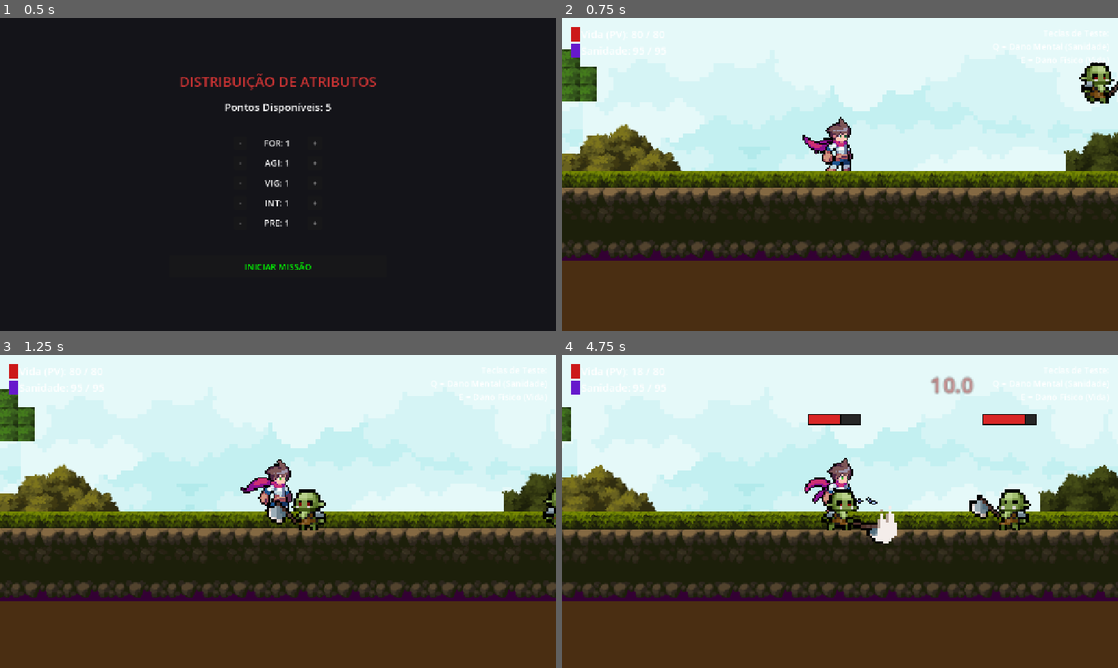
Above: before the commit, frames 1-4 (two rows, left to right).
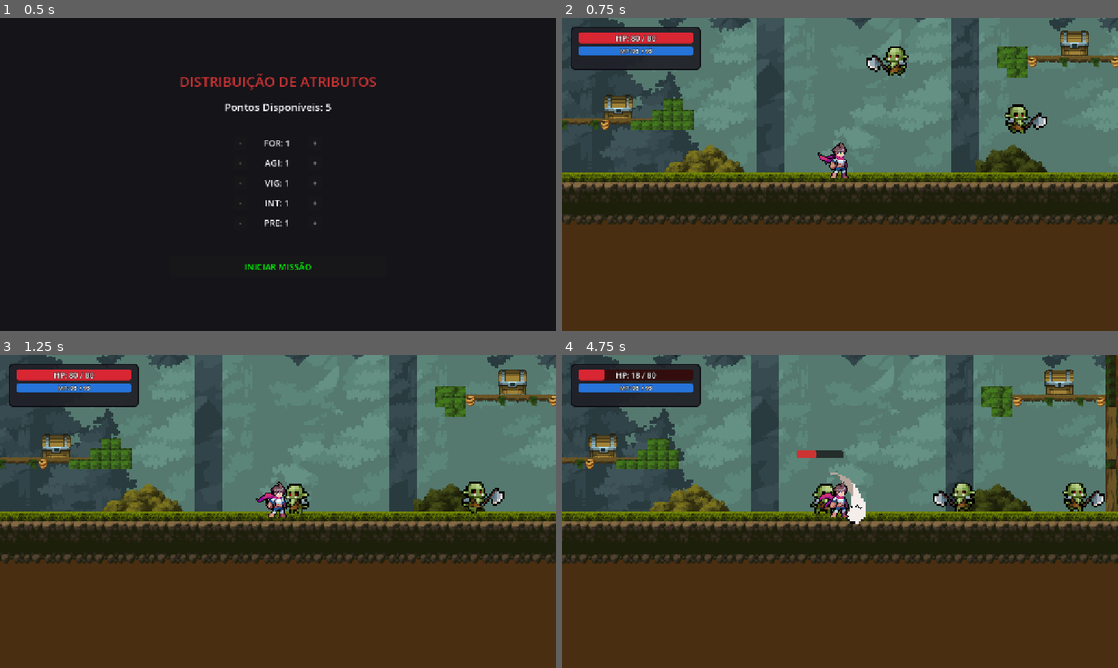
Above: after the commit, the same moments.

Repository: MatheusDeanin/ProjetoRPG
Game: Godot game, scene res://Scenes/UI/CharacterCreation.tscn
Same seed, same stepped clock (60 frames per second), same inputs: the game is played once before the commit and once after it.
Inputs (mouse positions are in pixels of both pictures, inside the frame that each line leads up to):
- Up to frame 1 (0.5 s): no input
- Up to frame 2 (0.75 s): click "INICIAR MISSÃO" at 0.5 s
- Up to frame 3 (1.25 s): no input
- Up to frame 4 (4.75 s): tap Enter at 1.25 s; move the mouse to (962, 495) at 1.27 s; hold E 1.28-2.03 s; hold D (andar_direita) 1.28-2.78 s; tap J (atacar) at 1.35, 2.3, 2.85, 3.8 s; click (962, 495) at 1.42 s; tap W (pular) at 1.52, 2.27, 3.77, 4.52 s; move the mouse to (728, 527) at 2.02 s; tap E at 2.1, 3.6 s; move the mouse to (895, 442) at 2.77 s; hold A (andar_esquerda) 2.78-3.53 s; hold E 2.78-3.53 s; move the mouse to (812, 574) at 3.52 s; hold D (andar_direita) from 3.53 s (still down); click (812, 574) at 3.67 s; move the mouse to (1006, 558) at 4.27 s; hold E from 4.28 s (still down); tap Space at 4.35 s

Frame 1 is identical in both runs. In frame 2, 67% of the frame differs, in the area x 0-100%, y 0-78%; in frame 3, 69%; in frame 4, 69%, in the area x 0-100%, y 0-79%.

Commit message:
Polimento completo: HUD RPG, Menu Inicial, Game Over, Parallax denso e fixes de colisao

Diff:
--- a/Scenes/Player/Player.tscn
+++ b/Scenes/Player/Player.tscn
@@ -354,6 +354,7 @@
 size = Vector2(60, 40)
 
 [node name="Player" type="CharacterBody2D" unique_id=1029518047]
+z_index = 5
 script = ExtResource("1_player")
 
 [node name="CollisionShape2D" type="CollisionShape2D" parent="." unique_id=2061099943]
@@ -361,7 +362,7 @@
 shape = SubResource("RectangleShape2D_col")
 
 [node name="Animacao" type="AnimatedSprite2D" parent="." unique_id=970376355]
-position = Vector2(0, -18)
+position = Vector2(0, -15)
 sprite_frames = SubResource("SpriteFrames_5rrho")
 animation = &"attack_air"
 
@@ -374,6 +375,6 @@
 
 [node name="Camera2D" type="Camera2D" parent="." unique_id=123456789]
 enabled = true
-zoom = Vector2(2.5, 2.5)
+zoom = Vector2(1.5, 1.5)
 position_smoothing_enabled = true
 position_smoothing_speed = 5.0
--- a/Scenes/UI/HUD.tscn
+++ b/Scenes/UI/HUD.tscn
@@ -1,69 +1,164 @@
-[gd_scene load_steps=2 format=3]
+[gd_scene load_steps=7 format=3 uid="uid://c8yhw2k4g8"]
 
 [ext_resource type="Script" path="res://Scripts/UI/HUD.gd" id="1_hud"]
+
+[sub_resource type="StyleBoxFlat" id="StyleBoxFlat_panel"]
+bg_color = Color(0.12, 0.12, 0.15, 0.9)
+border_width_left = 3
+border_width_top = 3
+border_width_right = 3
+border_width_bottom = 3
+border_color = Color(0.05, 0.05, 0.08, 1)
+corner_radius_top_left = 10
+corner_radius_top_right = 10
+corner_radius_bottom_right = 10
+corner_radius_bottom_left = 10
+
+[sub_resource type="StyleBoxFlat" id="StyleBoxFlat_hp_bg"]
+bg_color = Color(0.2, 0.05, 0.05, 1)
+corner_radius_top_left = 5
+corner_radius_top_right = 5
+corner_radius_bottom_right = 5
+corner_radius_bottom_left = 5
+
+[sub_resource type="StyleBoxFlat" id="StyleBoxFlat_hp_fg"]
+bg_color = Color(0.85, 0.15, 0.2, 1)
+corner_radius_top_left = 5
+corner_radius_top_right = 5
+corner_radius_bottom_right = 5
+corner_radius_bottom_left = 5
+
+[sub_resource type="StyleBoxFlat" id="StyleBoxFlat_mp_bg"]
+bg_color = Color(0.05, 0.1, 0.2, 1)
+corner_radius_top_left = 5
+corner_radius_top_right = 5
+corner_radius_bottom_right = 5
+corner_radius_bottom_left = 5
+
+[sub_resource type="StyleBoxFlat" id="StyleBoxFlat_mp_fg"]
+bg_color = Color(0.15, 0.45, 0.85, 1)
+corner_radius_top_left = 5
+corner_radius_top_right = 5
+corner_radius_bottom_right = 5
+corner_radius_bottom_left = 5
 
 [node name="HUD" type="CanvasLayer"]
 script = ExtResource("1_hud")
 
-[node name="VBoxContainer" type="VBoxContainer" parent="."]
+[node name="StatusPanel" type="PanelContainer" parent="."]
 offset_left = 20.0
 offset_top = 20.0
-offset_right = 350.0
-offset_bottom = 100.0
+offset_right = 320.0
+offset_bottom = 120.0
+theme_override_styles/panel = SubResource("StyleBoxFlat_panel")
 
-[node name="HBoxVida" type="HBoxContainer" parent="VBoxContainer"]
+[node name="Margin" type="MarginContainer" parent="StatusPanel"]
 layout_mode = 2
+theme_override_constants/margin_left = 15
+theme_override_constants/margin_top = 10
+theme_override_constants/margin_right = 15
+theme_override_constants/margin_bottom = 10
 
-[node name="ColorRect" type="ColorRect" parent="VBoxContainer/HBoxVida"]
-custom_minimum_size = Vector2(20, 20)
+[node name="VBox" type="VBoxContainer" parent="StatusPanel/Margin"]
 layout_mode = 2
-color = Color(0.8, 0.1, 0.1, 1)
+theme_override_constants/separation = 8
 
-[node name="LabelVida" type="Label" parent="VBoxContainer/HBoxVida"]
+[node name="HPBar" type="ProgressBar" parent="StatusPanel/Margin/VBox"]
+custom_minimum_size = Vector2(0, 25)
 layout_mode = 2
-theme_override_font_sizes/font_size = 24
-text = "Vida (PV): 100 / 100"
+theme_override_styles/background = SubResource("StyleBoxFlat_hp_bg")
+theme_override_styles/fill = SubResource("StyleBoxFlat_hp_fg")
+value = 50.0
+show_percentage = false
 
-[node name="HBoxSanidade" type="HBoxContainer" parent="VBoxContainer"]
+[node name="HPLabel" type="Label" parent="StatusPanel/Margin/VBox/HPBar"]
+layout_mode = 1
+anchors_preset = 15
+anchor_right = 1.0
+anchor_bottom = 1.0
+grow_horizontal = 2
+grow_vertical = 2
+theme_override_font_sizes/font_size = 18
+theme_override_colors/font_outline_color = Color(0, 0, 0, 1)
+theme_override_constants/outline_size = 4
+text = "Vida: 100/100"
+horizontal_alignment = 1
+vertical_alignment = 1
+
+[node name="MPBar" type="ProgressBar" parent="StatusPanel/Margin/VBox"]
+custom_minimum_size = Vector2(0, 20)
 layout_mode = 2
+theme_override_styles/background = SubResource("StyleBoxFlat_mp_bg")
+theme_override_styles/fill = SubResource("StyleBoxFlat_mp_fg")
+value = 75.0
+show_percentage = false
 
-[node name="ColorRect2" type="ColorRect" parent="VBoxContainer/HBoxSanidade"]
-custom_minimum_size = Vector2(20, 20)
-layout_mode = 2
-color = Color(0.4, 0.1, 0.8, 1)
-
-[node name="LabelSanidade" type="Label" parent="VBoxContainer/HBoxSanidade"]
-layout_mode = 2
-theme_override_font_sizes/font_size = 24
-text = "Sanidade: 100 / 100"
-
-[node name="Instrucoes" type="Label" parent="."]
-anchors_preset = 1
-anchor_left = 1.0
+[node name="MPLabel" type="Label" parent="StatusPanel/Margin/VBox/MPBar"]
+layout_mode = 1
+anchors_preset = 15
 anchor_right = 1.0
-offset_left = -350.0
-offset_top = 20.0
-offset_right = -20.0
-offset_bottom = 100.0
-grow_horizontal = 0
-theme_override_font_sizes/font_size = 20
-text = "Teclas de Teste:
-Q = Dano Mental (Sanidade)
-E = Dano Físico (Vida)"
-horizontal_alignment = 2
+anchor_bottom = 1.0
+grow_horizontal = 2
+grow_vertical = 2
+theme_override_font_sizes/font_size = 14
+theme_override_colors/font_outline_color = Color(0, 0, 0, 1)
+theme_override_constants/outline_size = 4
+text = "Sanidade: 100/100"
+horizontal_alignment = 1
+vertical_alignment = 1
 
 [node name="LootLabel" type="Label" parent="."]
+offset_left = 20.0
+offset_top = 140.0
+offset_right = 400.0
+offset_bottom = 180.0
+theme_override_font_sizes/font_size = 20
+theme_override_colors/font_color = Color(1, 0.8, 0.2, 1)
+theme_override_colors/font_outline_color = Color(0, 0, 0, 1)
+theme_override_constants/outline_size = 5
+text = ""
+
+[node name="GameOverPanel" type="ColorRect" parent="."]
+visible = false
+anchors_preset = 15
+anchor_right = 1.0
+anchor_bottom = 1.0
+grow_horizontal = 2
+grow_vertical = 2
+color = Color(0, 0, 0, 0.8)
+
+[node name="VBoxContainer" type="VBoxContainer" parent="GameOverPanel"]
+layout_mode = 1
 anchors_preset = 8
 anchor_left = 0.5
 anchor_top = 0.5
 anchor_right = 0.5
 anchor_bottom = 0.5
-offset_left = -300.0
-offset_top = -150.0
-offset_right = 300.0
-offset_bottom = -100.0
+offset_left = -150.0
+offset_top = -100.0
+offset_right = 150.0
+offset_bottom = 100.0
 grow_horizontal = 2
 grow_vertical = 2
-theme_override_colors/font_color = Color(1, 0.84, 0, 1)
-theme_override_font_sizes/font_size = 32
+theme_override_constants/separation = 20
+
+[node name="Label" type="Label" parent="GameOverPanel/VBoxContainer"]
+layout_mode = 2
+theme_override_font_sizes/font_size = 48
+theme_override_colors/font_color = Color(0.9, 0.1, 0.1, 1)
+theme_override_colors/font_outline_color = Color(0, 0, 0, 1)
+theme_override_constants/outline_size = 8
+text = "VOCÊ MORREU"
 horizontal_alignment = 1
+
+[node name="BtnRetry" type="Button" parent="GameOverPanel/VBoxContainer"]
+custom_minimum_size = Vector2(0, 50)
+layout_mode = 2
+theme_override_font_sizes/font_size = 24
+text = "Tentar Novamente"
+
+[node name="BtnMenu" type="Button" parent="GameOverPanel/VBoxContainer"]
+custom_minimum_size = Vector2(0, 50)
+layout_mode = 2
+theme_override_font_sizes/font_size = 24
+text = "Menu Principal"
--- /dev/null
+++ b/Scenes/UI/MainMenu.tscn
@@ -0,0 +1,73 @@
+[gd_scene load_steps=3 format=3 uid="uid://mainmenu123"]
+
+[ext_resource type="Script" path="res://Scripts/UI/MainMenu.gd" id="1_script"]
+[ext_resource type="Texture2D" path="res://zip/Legacy-Fantasy - High Forest 2.3/Trees/DenseTrees.png" id="2_bg"]
+
+[node name="MainMenu" type="Control"]
+layout_mode = 3
+anchors_preset = 15
+anchor_right = 1.0
+anchor_bottom = 1.0
+grow_horizontal = 2
+grow_vertical = 2
+script = ExtResource("1_script")
+
+[node name="Fundo" type="TextureRect" parent="."]
+layout_mode = 1
+anchors_preset = 15
+anchor_right = 1.0
+anchor_bottom = 1.0
+grow_horizontal = 2
+grow_vertical = 2
+texture = ExtResource("2_bg")
+expand_mode = 2
+stretch_mode = 6
+
+[node name="SombraOverlay" type="ColorRect" parent="."]
+layout_mode = 1
+anchors_preset = 15
+anchor_right = 1.0
+anchor_bottom = 1.0
+grow_horizontal = 2
+grow_vertical = 2
+color = Color(0, 0, 0, 0.4)
+
+[node name="VBoxContainer" type="VBoxContainer" parent="."]
+layout_mode = 1
+anchors_preset = 8
+anchor_left = 0.5
+anchor_top = 0.5
+anchor_right = 0.5
+anchor_bottom = 0.5
+offset_left = -200.0
+offset_top = -100.0
+offset_right = 200.0
+offset_bottom = 150.0
+grow_horizontal = 2
+grow_vertical = 2
+theme_override_constants/separation = 20
+
+[node name="LabelTitulo" type="Label" parent="VBoxContainer"]
+layout_mode = 2
+theme_override_font_sizes/font_size = 64
+theme_override_colors/font_color = Color(1, 0.9, 0.4, 1)
+theme_override_colors/font_outline_color = Color(0, 0, 0, 1)
+theme_override_constants/outline_size = 10
+text = "PROJETO RPG"
+horizontal_alignment = 1
+
+[node name="Spacer" type="Control" parent="VBoxContainer"]
+custom_minimum_size = Vector2(0, 40)
+layout_mode = 2
+
+[node name="BtnJogar" type="Button" parent="VBoxContainer"]
+custom_minimum_size = Vector2(0, 60)
+layout_mode = 2
+theme_override_font_sizes/font_size = 28
+text = "Novo Jogo"
+
+[node name="BtnSair" type="Button" parent="VBoxContainer"]
+custom_minimum_size = Vector2(0, 60)
+layout_mode = 2
+theme_override_font_sizes/font_size = 28
+text = "Sair"
--- a/Scenes/World/Enemy.tscn
+++ b/Scenes/World/Enemy.tscn
@@ -8,22 +8,24 @@
 [ext_resource type="Texture2D" path="res://zip/Tiny RPG Character Asset Pack 01 v2.0 -Free Soldier&Orc/Characters(100x100 split)/Orc/Orc/Orc_Death.png" id="6_death"]
 
 [sub_resource type="RectangleShape2D" id="RectangleShape2D_body"]
-size = Vector2(50, 100)
+size = Vector2(20, 20)
 
 [sub_resource type="StyleBoxFlat" id="StyleBoxFlat_bg"]
-bg_color = Color(0.15, 0.15, 0.15, 1)
-border_width_left = 1
-border_width_top = 1
-border_width_right = 1
-border_width_bottom = 1
+bg_color = Color(0.1, 0.1, 0.1, 0.8)
+corner_radius_top_left = 1
+corner_radius_top_right = 1
+corner_radius_bottom_right = 1
+corner_radius_bottom_left = 1
+anti_aliasing = false
 border_color = Color(0, 0, 0, 1)
 
 [sub_resource type="StyleBoxFlat" id="StyleBoxFlat_fill"]
-bg_color = Color(0.85, 0.15, 0.15, 1)
-border_width_left = 1
-border_width_top = 1
-border_width_right = 1
-border_width_bottom = 1
+bg_color = Color(0.8, 0.2, 0.2, 1)
+corner_radius_top_left = 1
+corner_radius_top_right = 1
+corner_radius_bottom_right = 1
+corner_radius_bottom_left = 1
+anti_aliasing = false
 border_color = Color(0, 0, 0, 1)
 
 [sub_resource type="CircleShape2D" id="CircleShape2D_detect"]
@@ -254,10 +256,11 @@
 }]
 
 [node name="Enemy" type="CharacterBody2D"]
+scale = Vector2(3.0, 3.0)
 script = ExtResource("1_enemy")
 
 [node name="CollisionShape2D" type="CollisionShape2D" parent="."]
-position = Vector2(0, -50)
+position = Vector2(0, -4)
 shape = SubResource("RectangleShape2D_body")
 
 [node name="Animacao" type="AnimatedSprite2D" parent="."]
@@ -270,10 +273,10 @@
 one_shot = true
 
 [node name="ProgressBar" type="ProgressBar" parent="."]
-offset_left = -25.0
-offset_top = -90.0
-offset_right = 25.0
-offset_bottom = -80.0
+offset_left = -12.0
+offset_top = -25.0
+offset_right = 12.0
+offset_bottom = -21.0
 theme_override_colors/font_color = Color(0, 0, 0, 0)
 theme_override_styles/background = SubResource("StyleBoxFlat_bg")
 theme_override_styles/fill = SubResource("StyleBoxFlat_fill")
--- a/Scenes/World/TestLevel.tscn
+++ b/Scenes/World/TestLevel.tscn
@@ -7,11 +7,16 @@
 [ext_resource type="PackedScene" path="res://Scenes/World/Enemy.tscn" id="5_enemy"]
 [ext_resource type="Texture2D" uid="uid://cx71s3mh2jarf" path="res://zip/Legacy-Fantasy - High Forest 2.3/Background/Background.png" id="6_bg"]
 
+[ext_resource type="Texture2D" path="res://zip/Legacy-Fantasy - High Forest 2.3/Trees/Background.png" id="7_trees_bg"]
+
+[ext_resource type="Texture2D" path="res://zip/Legacy-Fantasy - High Forest 2.3/Trees/DenseTrees.png" id="8_dense"]
+
 [sub_resource type="RectangleShape2D" id="RectangleShape2D_floor"]
 size = Vector2(2000, 50)
 
 [sub_resource type="PlaceholderTexture2D" id="PlaceholderTexture2D_floor_tex"]
 size = Vector2(2000, 50)
+
 
 [sub_resource type="RectangleShape2D" id="RectangleShape2D_plat"]
 size = Vector2(200, 20)
@@ -722,46 +727,45 @@
 
 [node name="TestLevel" type="Node2D" unique_id=811457959]
 
-[node name="ParallaxBackground" type="ParallaxBackground" parent="." unique_id=109422467]
-
-[node name="ParallaxLayer" type="ParallaxLayer" parent="ParallaxBackground" unique_id=1779893874]
-motion_scale = Vector2(0.2, 0)
-motion_mirroring = Vector2(480, 0)
-
-[node name="Sprite2D" type="Sprite2D" parent="ParallaxBackground/ParallaxLayer" unique_id=2018033430]
+[node name="ParallaxBackground" type="ParallaxBackground" parent="."]
+scroll_ignore_camera_zoom = true
+
+[node name="FundoCeu" type="ParallaxLayer" parent="ParallaxBackground"]
+motion_scale = Vector2(0.1, 0)
+motion_mirroring = Vector2(1920, 0)
+
+[node name="Sprite2D" type="Sprite2D" parent="ParallaxBackground/FundoCeu"]
 texture_filter = 1
-position = Vector2(-384, -6)
+position = Vector2(0, -100)
 scale = Vector2(4, 4)
 texture = ExtResource("6_bg")
 centered = false
 
-[node name="FundoMarrom2" type="ColorRect" parent="ParallaxBackground/ParallaxLayer/Sprite2D" unique_id=1532043646]
-z_index = -10
-offset_left = 144.0
-offset_top = 205.0
-offset_right = 191.0
-offset_bottom = 592.0
-color = Color(0.29, 0.18, 0.07, 1)
-
-[node name="FundoMarrom3" type="ColorRect" parent="ParallaxBackground/ParallaxLayer/Sprite2D" unique_id=840380503]
-z_index = -10
-offset_left = 144.0
-offset_top = 205.0
-offset_right = 191.0
-offset_bottom = 592.0
-color = Color(0.29, 0.18, 0.07, 1)
+[node name="ArvoresLonge" type="ParallaxLayer" parent="ParallaxBackground"]
+motion_scale = Vector2(0.3, 0)
+motion_mirroring = Vector2(3584, 0)
+
+[node name="Arv1" type="Sprite2D" parent="ParallaxBackground/ArvoresLonge"]
+modulate = Color(0.5, 0.6, 0.7, 1)
+texture_filter = 1
+position = Vector2(0, -350)
+scale = Vector2(4, 4)
+texture = ExtResource("8_dense")
+centered = false
+
+[node name="ArvoresPerto" type="ParallaxLayer" parent="ParallaxBackground"]
+motion_scale = Vector2(0.6, 0)
+motion_mirroring = Vector2(3584, 0)
+
+[node name="Arv1" type="Sprite2D" parent="ParallaxBackground/ArvoresPerto"]
+texture_filter = 1
+position = Vector2(0, -150)
+scale = Vector2(4, 4)
+texture = ExtResource("8_dense")
+centered = false
 
 [node name="HUD" parent="." unique_id=1484374683 instance=ExtResource("2_hud")]
 
-[node name="Ground" type="StaticBody2D" parent="." unique_id=1081728129]
-position = Vector2(640, 650)
-
-[node name="CollisionShape2D" type="CollisionShape2D" parent="Ground" unique_id=351076346]
-shape = SubResource("RectangleShape2D_floor")
-
-[node name="Sprite2D" type="Sprite2D" parent="Ground" unique_id=2048575045]
-modulate = Color(0.2, 0.2, 0.2, 1)
-texture = SubResource("PlaceholderTexture2D_floor_tex")
 
 [node name="Platform1" type="StaticBody2D" parent="." unique_id=1865302918]
 position = Vector2(300, 520)
@@ -780,7 +784,7 @@
 
 [node name="ChestLvl3" parent="Platform2" unique_id=1727340463 instance=ExtResource("3_chest")]
 position = Vector2(0, -30)
-arma_conteudo = "Katana Amaldiçoada"
+arma_conteudo = "Katana AmaldiÃ§oada"
 
 [node name="ParedeEsq" type="StaticBody2D" parent="." unique_id=1901306101]
 position = Vector2(-360, 350)
--- a/Scripts/Globals/StatsManager.gd
+++ b/Scripts/Globals/StatsManager.gd
@@ -8,8 +8,8 @@
 var intelecto: int = 1
 var presenca: int = 1
 
-# Status de Combate e Sobrevivência
-var nex: int = 5 # Nível de Exposição Paranormal (%)
+# Status de Combate e SobrevivÃªncia
+var nex: int = 5 # NÃ­vel de ExposiÃ§Ã£o Paranormal (%)
 var max_pv: float = 100.0
 var pv_atual: float = 100.0
 
@@ -28,27 +28,35 @@
 signal enlouquecendo()
 signal respawn() # Aviso de que o jogador renasceu
 
-# Posição do último Checkpoint salvo (Ex: Símbolo da Ordem na parede)
+# PosiÃ§Ã£o do Ãºltimo Checkpoint salvo (Ex: SÃ­mbolo da Ordem na parede)
 var checkpoint_pos: Vector2 = Vector2(640, 500)
 
 func _ready():
 	_calcular_status_maximos()
 
 func _calcular_status_maximos():
-	# Baseado no Vigor e Presença, como descrito no GDD
+	# Baseado no Vigor e PresenÃ§a, como descrito no GDD
 	max_pv = 50.0 + (vigor * 20.0) + (nex * 2.0)
 	pv_atual = max_pv
 
 	max_sanidade = 80.0 + (presenca * 15.0)
 	sanidade_atual = max_sanidade
 
+signal player_morreu()
+
 func tomar_dano(valor: float):
 	pv_atual -= valor
 	pv_atual = clamp(pv_atual, 0, max_pv)
 	pv_changed.emit(pv_atual)
 	if pv_atual <= 0:
-		print("Personagem Morreu. Voltando ao checkpoint...")
-		renascer()
+		print("Personagem Morreu!")
+		player_morreu.emit()
+
+func resetar_status():
+	pv_atual = max_pv
+	sanidade_atual = max_sanidade
+	pv_changed.emit(pv_atual)
+	sanidade_changed.emit(sanidade_atual)
 
 func renascer():
 	# Reseta os status e avisa o Player para se teleportar
--- a/Scripts/Player/Player.gd
+++ b/Scripts/Player/Player.gd
@@ -32,11 +32,11 @@
 
 		$Animacao.animation_finished.connect(_on_animation_finished)
 
-	# Hitbox de ataque -- conecta o sinal de area
 	hitbox.body_entered.connect(_on_hitbox_body_entered)
 
 	StatsManager.enlouquecendo.connect(_on_enlouquecendo)
 	StatsManager.respawn.connect(_on_respawn)
+	StatsManager.player_morreu.connect(_on_player_morreu)
 	_configurar_controles_wasd()
 
 func _configurar_controles_wasd():
@@ -172,6 +172,10 @@
 func _on_enlouquecendo():
 	controles_invertidos = true
 
+func _on_player_morreu():
+	set_physics_process(false)
+	$Animacao.play("fall") # Or a death animation if we add one
+
 func _on_respawn():
 	global_position = StatsManager.checkpoint_pos
 	velocity = Vector2.ZERO
--- a/Scripts/UI/HUD.gd
+++ b/Scripts/UI/HUD.gd
@@ -1,38 +1,59 @@
 extends CanvasLayer
 
-@onready var label_vida = $VBoxContainer/HBoxVida/LabelVida
-@onready var label_sanidade = $VBoxContainer/HBoxSanidade/LabelSanidade
+@onready var hp_bar = $StatusPanel/Margin/VBox/HPBar
+@onready var label_vida = $StatusPanel/Margin/VBox/HPBar/HPLabel
+@onready var mp_bar = $StatusPanel/Margin/VBox/MPBar
+@onready var label_sanidade = $StatusPanel/Margin/VBox/MPBar/MPLabel
 @onready var label_loot = $LootLabel
+
+@onready var game_over_panel = $GameOverPanel
+@onready var btn_retry = $GameOverPanel/VBoxContainer/BtnRetry
+@onready var btn_menu = $GameOverPanel/VBoxContainer/BtnMenu
 
 func _ready():
 	label_loot.text = ""
+	game_over_panel.visible = false
+
+	btn_retry.pressed.connect(_on_btn_retry_pressed)
+	btn_menu.pressed.connect(_on_btn_menu_pressed)
+
 	InventoryManager.item_coletado.connect(_on_item_coletado)
 
-	# Inicializa a UI com os dados do StatsManager
 	_atualizar_vida(StatsManager.pv_atual)
 	_atualizar_sanidade(StatsManager.sanidade_atual)
 
-	# Conecta os sinais para que a interface se atualize sozinha
 	StatsManager.pv_changed.connect(_atualizar_vida)
 	StatsManager.sanidade_changed.connect(_atualizar_sanidade)
 	StatsManager.enlouquecendo.connect(_on_trauma)
+	StatsManager.player_morreu.connect(_on_player_morreu)
 
 func _atualizar_vida(valor: float):
-	# Formata o texto Ex: Vida (PV): 50 / 100
-	label_vida.text = "Vida (PV): " + str(int(valor)) + " / " + str(int(StatsManager.max_pv))
+	hp_bar.max_value = StatsManager.max_pv
+	hp_bar.value = valor
+	label_vida.text = "HP: " + str(int(valor)) + " / " + str(int(StatsManager.max_pv))
 
 func _atualizar_sanidade(valor: float):
-	label_sanidade.text = "Sanidade: " + str(int(valor)) + " / " + str(int(StatsManager.max_sanidade))
+	mp_bar.max_value = StatsManager.max_sanidade
+	mp_bar.value = valor
+	label_sanidade.text = "MP: " + str(int(valor)) + " / " + str(int(StatsManager.max_sanidade))
 
 func _on_trauma():
-	label_sanidade.text = "ESTADO DE TRAUMA! (CONTROLES INVERTIDOS)"
-	label_sanidade.add_theme_color_override("font_color", Color(1, 0, 0)) # Fica vermelho
+	label_sanidade.text = "ESTADO DE TRAUMA!"
+	label_sanidade.add_theme_color_override("font_color", Color(1, 0.2, 0.2))
+
+func _on_player_morreu():
+	game_over_panel.visible = true
 
 func _on_item_coletado(nome: String, dano: int):
-	# Mostra na tela o item!
-	label_loot.text = "VOCÊ ENCONTROU: " + nome + " (Dano: " + str(dano) + ")"
+	label_loot.text = "NOVO ITEM: " + nome + " (Dano: " + str(dano) + ")"
+	await get_tree().create_timer(3.0).timeout
+	if label_loot.text.begins_with("NOVO ITEM: " + nome):
+		label_loot.text = ""
 
-	# Espera 3 segundos e apaga o texto
-	await get_tree().create_timer(3.0).timeout
-	if label_loot.text.begins_with("VOCÊ ENCONTROU: " + nome):
-		label_loot.text = ""
+func _on_btn_retry_pressed():
+	StatsManager.resetar_status()
+	get_tree().reload_current_scene()
+
+func _on_btn_menu_pressed():
+	StatsManager.resetar_status()
+	get_tree().change_scene_to_file("res://Scenes/UI/MainMenu.tscn")
--- /dev/null
+++ b/Scripts/UI/MainMenu.gd
@@ -0,0 +1,14 @@
+extends Control
+
+@onready var btn_jogar = $VBoxContainer/BtnJogar
+@onready var btn_sair = $VBoxContainer/BtnSair
+
+func _ready():
+	btn_jogar.pressed.connect(_on_jogar_pressed)
+	btn_sair.pressed.connect(_on_sair_pressed)
+
+func _on_jogar_pressed():
+	get_tree().change_scene_to_file("res://Scenes/World/TestLevel.tscn")
+
+func _on_sair_pressed():
+	get_tree().quit()
--- a/Scripts/World/Enemy.gd
+++ b/Scripts/World/Enemy.gd
@@ -40,12 +40,15 @@
 	if p != null:
 		add_collision_exception_with(p)
 		p.add_collision_exception_with(self)
+
+	# Para os orcs nao se empurrarem e "bugarem" um dentro do outro:
+	for inimigo in get_tree().get_nodes_in_group("Inimigo"):
+		if inimigo != self:
+			add_collision_exception_with(inimigo)
 	pv_atual = pv_max
 	origem_patrulha = global_position
 
 	anim.texture_filter = CanvasItem.TEXTURE_FILTER_NEAREST
-	anim.scale = Vector2(2.5, 2.5)
-
 	timer_ataque.wait_time = tempo_entre_ataques
 	timer_ataque.one_shot = true
 	timer_ataque.timeout.connect(_on_timer_ataque_timeout)
Not shown, added: Scripts/UI/MainMenu.gd.uid
Binary file added: zip/Legacy-Fantasy - High Forest 2.3/Trees/DenseTrees.png
Not shown, added: zip/Legacy-Fantasy - High Forest 2.3/Trees/DenseTrees.png.import
